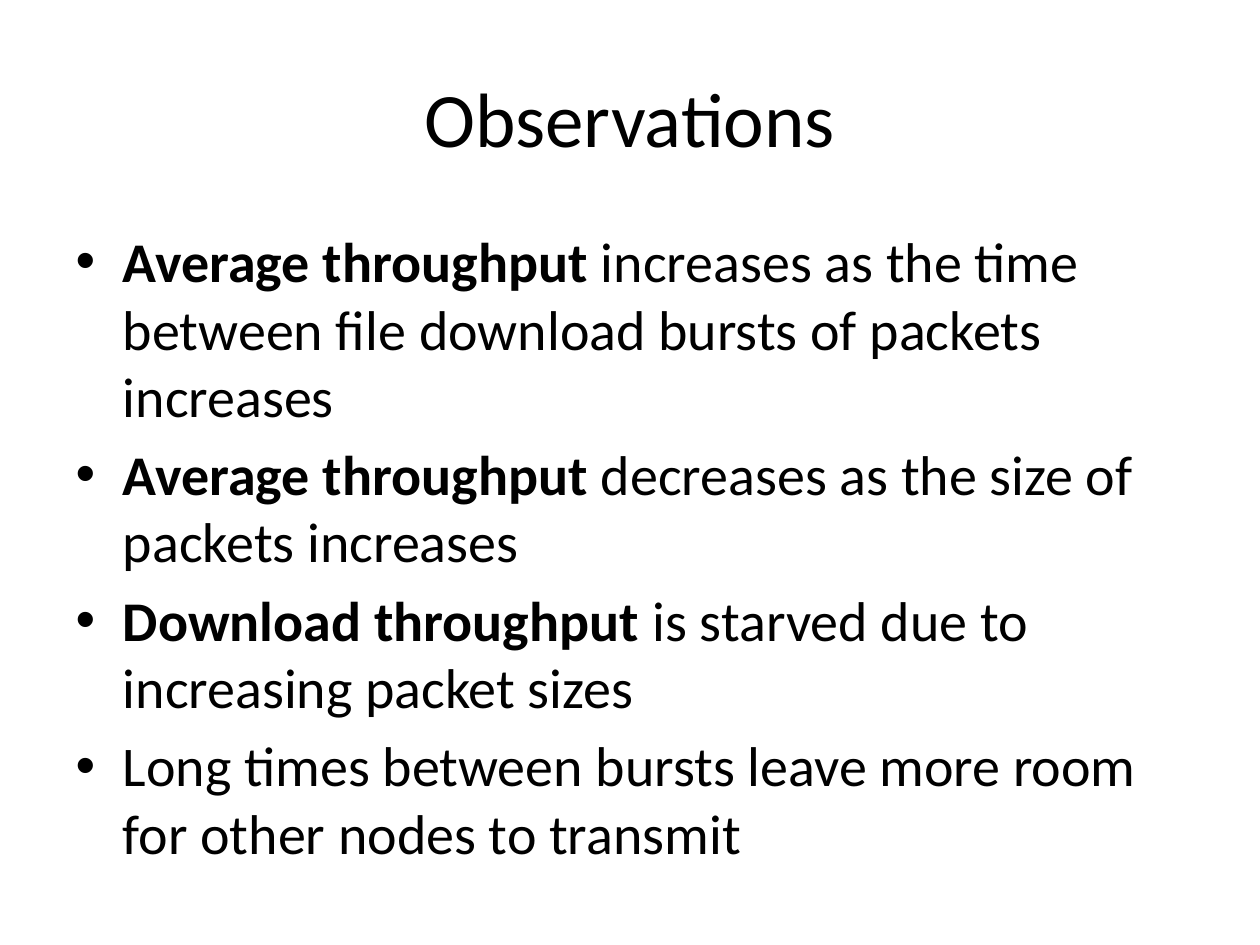
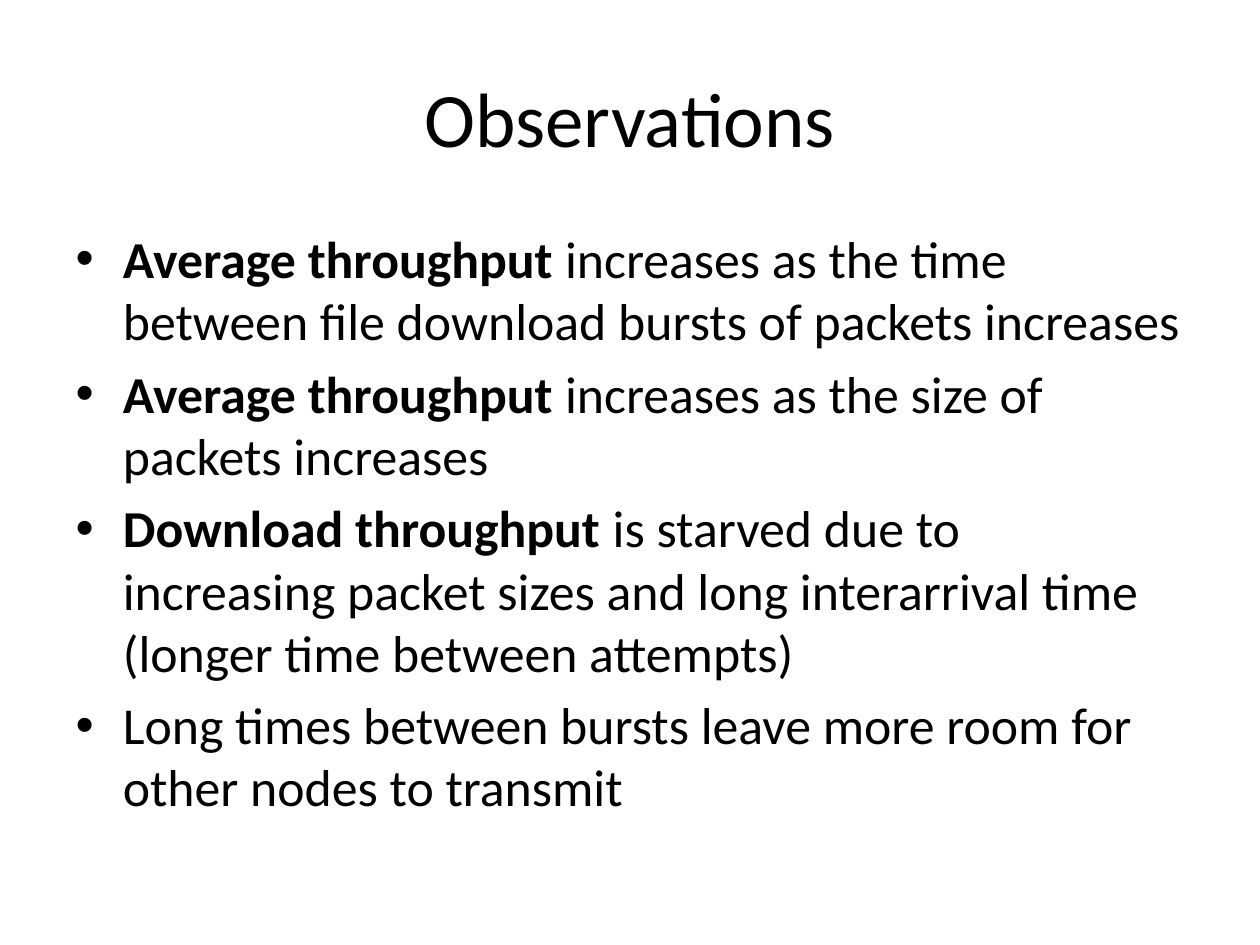
Before and after one commit to tamirh-uci/HeteroTrafficModels, a slide deck: slide 32 of presentation/slides.pptx. Drawn at 1260x945 pixels with LibreOffice and Linux fonts; fonts in the diff are those of the drawing. Boxes give left, top, right and bottom in pixels: in the first picture for what was removed or moved away, otherwise in the second. Text is boxed around its words. In the diff, an @@ line names an element or a change of style, - is before the commit and + after.

```diff
--- a/presentation/slides.pptx
+++ b/presentation/slides.pptx
@@ text at (x1=123, y1=241, x2=1179, y2=807): size 32 to 29.6 pt in "Average throughput increases as the time between ...", "Long times between bursts leave more room ..." @@
@@ text at (x1=123, y1=376, x2=1138, y2=681): text changed; size 32 to 29.6 pt @@
-• Average throughput decreases as the size of packets increases
-• Download throughput is starved due to increasing packet sizes
+• Average throughput increases as the size of packets increases
+• Download throughput is starved due to increasing packet sizes and long interarrival time (longer time between attempts)
```
Also in this commit, not shown: 10 other slides changed, 2 slides added, 2 slides removed.
